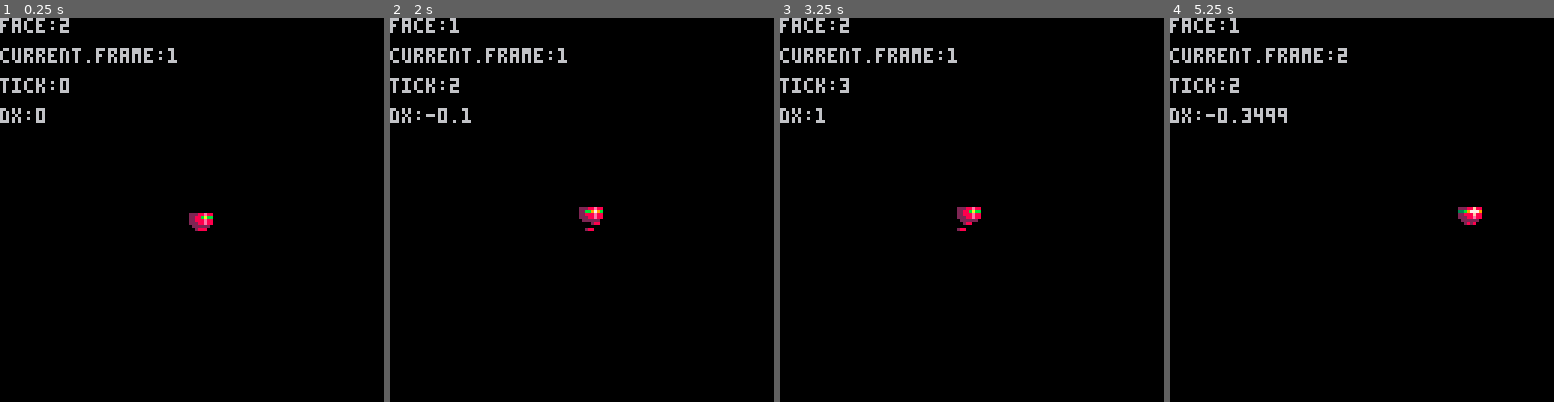
Above: before the commit, frames 1-4 (left to right).
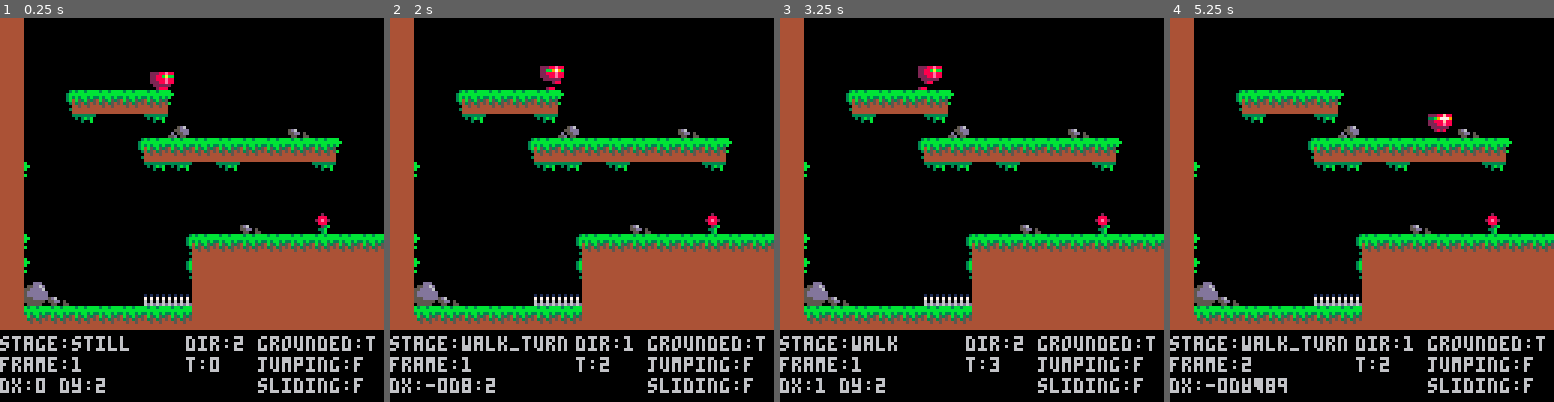
Above: after the commit, the same moments.

Repository: neilpopham/pico8
Game: PICO-8 cartridge tests/create_item.p8
The game is run twice, just before and just after one commit, with the same random seed, the same clock (stepped at 60 frames per second) and the same inputs.
Inputs:
- Up to frame 1 (0.25 s): no input
- Up to frame 2 (2 s): tap O (Z key) at 0.33, 0.7, 1.43 s; tap X (X key) at 1.07 s; hold Left from 1.97 s (still down)
- Up to frame 3 (3.25 s): tap X (X key) every 0.33 s from 2.07 to 3.07 s; tap O (Z key) at 2.22, 3.1 s; release Left at 2.37 s; hold Down 2.42-2.82 s; hold Right from 2.87 s (still down)
- Up to frame 4 (5.25 s): tap X (X key) every 0.33 s from 3.4 to 5.07 s; release Right at 3.53 s; hold Up 3.58-4.08 s; tap O (Z key) at 3.98, 4.87 s; hold Right 4.13-4.53 s; hold Down 4.58-5.08 s; hold Left from 5.13 s (still down)

The runs differ from the first frame. In frame 1, 32% of the frame differs, in the area x 0-100%, y 0-98%; in frame 2, 32%; in frame 3, 32%; in frame 4, 32%.

Commit message:
Added in some map tiles so I could test collisions

Diff:
--- a/tests/create_item.p8
+++ b/tests/create_item.p8
@@ -5,7 +5,7 @@
 -- by neil popham
 
 local dir={left=1,right=2}
-local drag={air=1,ground=0.8,gravity=0.15}
+local drag={air=1,ground=0.8,gravity=0.15,wall=0}
 
 -- http://pico-8.wikia.com/wiki/btn
 local pad={l=0,r=1,u=2,d=3,b1=4,b2=5}
@@ -33,7 +33,7 @@
  i.max={dx=1,dy=2,btn=15}
  i.ax=ax
  i.ay=ay
- i.is={grounded=true}
+ i.is={grounded=false,jumping=false,sliding=false,falling=false}
  i.anim={
   init=function(self,stage,face)
    -- record frame count for each stage face
@@ -53,6 +53,7 @@
     self.loop=true
    end,
    set=function(self,stage,face)
+    if self.stage==stage then return end
     self.reset(self)
     self.stage=stage
     self.face=face or self.face
@@ -68,7 +69,9 @@
  end
  i.animate=function(self)
   local current=self.anim.current
+  assert(current.stage, 'current.stage is nil')
   local stage=self.anim.stage[current.stage]
+  assert(stage, 'stage is '..current.stage)
   local face=stage.face[current.face]
   if current.loop then
    current.tick=current.tick+1
@@ -90,6 +93,53 @@
   end
   return face.frames[current.frame]
  end
+ i.canmovex=function(self)
+  local x=self.x+round(self.dx)
+  if self.dx>0 then x=x+7 end
+  for _,y in pairs({self.y,self.y+7}) do
+   local tx=flr(x/8)
+   local ty=flr(y/8)
+   tile=mget(tx,ty)
+   if fget(tile,0) then
+    if self.is.grounded then
+     self.dx=0
+    else
+     if fget(tile,1) then
+      if self.is.sliding==false then self.dy=0 end
+      self.anim.current:set("wall")
+      self.is.sliding=true
+     end
+    end
+    return false
+   end
+  end
+  return true
+ end
+ i.canmovey=function(self)
+  local y=self.y+round(self.dy)
+  if self.dy>0 then y=y+7 end
+  for _,x in pairs({self.x,self.x+7}) do
+   local tx=flr(x/8)
+   local ty=flr(y/8)
+   tile=mget(tx,ty)
+   if fget(tile,0) then
+    if self.dy>0 then
+     self.y=(ty-1)*8
+     self.is.grounded=true
+     self.is.sliding=false
+     p.is.falling=false
+     if self.anim.current.stage~="walk_turn" then
+      self.anim.current:set(round(self.dx)==0 and "still" or "walk")
+     end
+    else
+     self.y=8+((ty)*8)
+    end
+    return false
+   end
+  end
+  self.is.grounded=false
+  return true
+ end
  return i
 end
 
@@ -102,9 +152,9 @@
   local check=function(anim,stage,face)
    if face~=anim.current.face then
     if stage=="still" then stage="walk" end
-    anim.current:set(stage.."_turn")
-   elseif stage=="still" then
-    anim.current:set("walk")
+    if self.anim.stage[anim.current.stage].next==nil then
+     anim.current:set(stage.."_turn")
+    end
    end
   end
 
@@ -119,17 +169,46 @@
    p.dx=p.dx+p.ax
   else
    if p.is.grounded then
-    self.anim.current:set("still")
     p.dx=p.dx*drag.ground
+   elseif self.jumping then
+    p.dx=p.dx*drag.air
    else
-    p.dx=p.dx*drag.air
+    p.dx=p.dx*drag.ground
    end
   end
   p.dx=mid(-p.max.dx,p.dx,p.max.dx)
   if abs(p.dx)<p.min.dx then p.dx=0 end
-  p.x=p.x+round(p.dx)
+  if p.dx~=0 then
+   if p:canmovex() then
+    p.x=p.x+round(p.dx)
+    if p.is.sliding then
+     p.is.sliding=false
+     if p.anim.current~="fall_turn" then
+      self.anim.current:set("fall")
+     end
+    end
+   end
+  end
 
   -- vertical movement
+  if p.is.sliding then
+   p.dy=p.dy+drag.wall
+  else
+   p.dy=p.dy+drag.gravity
+  end
+  p.dy=mid(-p.max.dy,p.dy,p.max.dy)
+  if abs(p.dy)<p.min.dy then p.dy=0 end
+  if p.dy~=0 then
+   if p:canmovey() then
+    p.y=p.y+round(p.dy)
+    if p.dy>0
+     and p.is.sliding==false and p.is.grounded==false
+     and p.is.falling==false then
+     self.anim.current:set("fall")
+     p.is.falling=true
+    end
+   end
+  end
 
  end
  return i
@@ -146,14 +225,16 @@
 end
 
 function _init()
- p=create_controllable_item(63,63,0.05,-1.75)
- p.anim:add_stage("still",1,false,{5},{11})
- p.anim:add_stage("walk",5,true,{0,1,2,3,4,5},{6,7,8,9,10,11})
- p.anim:add_stage("jump",1,false,{0},{6})
- p.anim:add_stage("fall",1,false,{0},{6})
- p.anim:add_stage("walk_turn",5,false,{19,17,20,5},{16,17,18,11},"walk")
- p.anim:add_stage("jump_turn",5,false,{24,25,26},{21,22,23},"jump")
- p.anim:add_stage("fall_turn",5,false,{24,25,26},{21,22,23},"fall")
+ p=create_controllable_item(50,0,0.1,-1.75)
+ p.anim:add_stage("still",1,false,{6},{12})
+ p.anim:add_stage("walk",5,true,{1,2,3,4,5,6},{7,8,9,10,11,12})
+ p.anim:add_stage("jump",1,false,{1},{7})
+ p.anim:add_stage("fall",1,false,{1},{7})
+ p.anim:add_stage("wall",1,false,{13},{28})
+ p.anim:add_stage("walk_turn",5,false,{20,18,21,6},{17,18,19,12},"still")
+ p.anim:add_stage("jump_turn",5,false,{25,26,27},{22,23,24},"jump")
+ p.anim:add_stage("fall_turn",5,false,{25,26,27},{22,23,24},"fall")
+ p.anim:add_stage("wall_turn",5,false,{29,30,31},{14,15,16},"jump")
  p.anim:init("still",dir.right)
 
  -- need a jump turn and a fall turn
@@ -200,37 +281,67 @@
 
 function _draw()
  cls()
+ map(0,0)
  p:draw()
 
-
- print("current.frame:"..p.anim.current.frame,0,10)
- print("face:"..p.anim.current.face,0,0)
- print("tick:"..p.anim.current.tick,0,20)
- print("dx:"..p.dx,0,30)
-end
-…(26 lines of a section not shown)…
+ print("stage:"..p.anim.current.stage,0,106)
+ print("dir:"..p.anim.current.face,62,106)
+ print("frame:"..p.anim.current.frame,0,113)
+ print("t:"..p.anim.current.tick,62,113)
+ print("dx:"..p.dx,0,120) print("dy:"..p.dy,20,120)
+ print("grounded:"..(p.is.grounded and "t" or "f"),86,106)
+ print("jumping:"..(p.is.jumping and "t" or "f"),86,113)
+ print("sliding:"..(p.is.sliding and "t" or "f"),86,120)
+
+end
+…(34 lines of a section not shown)…
+__gff__
+0000000000000000000000000000000000000000000000000000000000000000000000000000000000000000000000000100000000000003010000000000000000000000000000000000000000000000000000000000000000000000000000000000000000000000000000000000000000000000000000000000000000000000
+0000000000000000000000000000000000000000000000000000000000000000000000000000000000000000000000000000000000000000000000000000000000000000000000000000000000000000000000000000000000000000000000000000000000000000000000000000000000000000000000000000000000000000
+__map__
+3700000000000000000000000000000000000000000000000000000000000000000000000000000000000000000000000000000000000000000000000000000000000000000000000000000000000000000000000000000000000000000000000000000000000000000000000000000000000000000000000000000000000000
+3700000000000000000000000000000000000000000000000000000000000000000000000000000000000000000000000000000000000000000000000000000000000000000000000000000000000000000000000000000000000000000000000000000000000000000000000000000000000000000000000000000000000000
+3700000000000000000000000000000000000000000000000000000000000000000000000000000000000000000000000000000000000000000000000000000000000000000000000000000000000000000000000000000000000000000000000000000000000000000000000000000000000000000000000000000000000000
+3700313030303032000000000000000000000000000000000000000000000000000000000000000000000000000000000000000000000000000000000000000000000000000000000000000000000000000000000000000000000000000000000000000000000000000000000000000000000000000000000000000000000000
+370000330000333a000000003900000000000000000000000000000000000000000000000000000000000000000000000000000000000000000000000000000000000000000000000000000000000000000000000000000000000000000000000000000000000000000000000000000000000000000000000000000000000000
+3700000000313030303030303030320000000000000000000000000000000000000000000000000000000000000000000000000000000000000000000000000000000000000000000000000000000000000000000000000000000000000000000000000000000000000000000000000000000000000000000000000000000000
+3732000000003333003300000033000000000000000000000000000000000000000000000000000000000000000000000000000000000000000000000000000000000000000000000000000000000000000000000000000000000000000000000000000000000000000000000000000000000000000000000000000000000000
+3700000000000000000000000000000000000000000000000000000000000000000000000000000000000000000000000000000000000000000000000000000000000000000000000000000000000000000000000000000000000000000000000000000000000000000000000000000000000000000000000000000000000000
+3700000000000000000039000035000000000000000000000000000000000000000000000000000000000000000000000000000000000000000000000000000000000000000000000000000000000000000000000000000000000000000000000000000000000000000000000000000000000000000000000000000000000000
+3732000000000031303030303030303000000000000000000000000000000000000000000000000000000000000000000000000000000000000000000000000000000000000000000000000000000000000000000000000000000000000000000000000000000000000000000000000000000000000000000000000000000000
+3732000000000031373737373737373700000000000000000000000000000000000000000000000000000000000000000000000000000000000000000000000000000000000000000000000000000000000000000000000000000000000000000000000000000000000000000000000000000000000000000000000000000000
+3738390000003b3b373737373737373700000000000000000000000000000000000000000000000000000000000000000000000000000000000000000000000000000000000000000000000000000000000000000000000000000000000000000000000000000000000000000000000000000000000000000000000000000000
+3730303030303030373737373737373700000000000000000000000000000000000000000000000000000000000000000000000000000000000000000000000000000000000000000000000000000000000000000000000000000000000000000000000000000000000000000000000000000000000000000000000000000000
Not shown, changed: 24 lines of the sprite sheet (__gfx__) section of tests/create_item.p8
Not shown, changed: tests/create_item.png
Not shown, changed: tests/create_item_tile_map.png
Not shown, changed: tests/create_item_tile_map.pyxel
